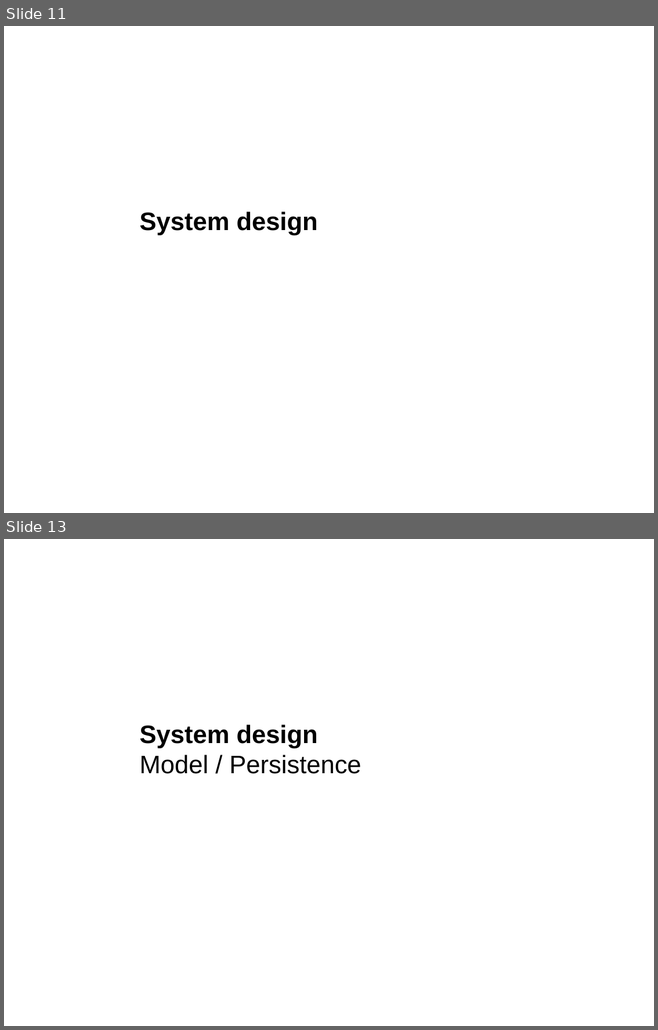
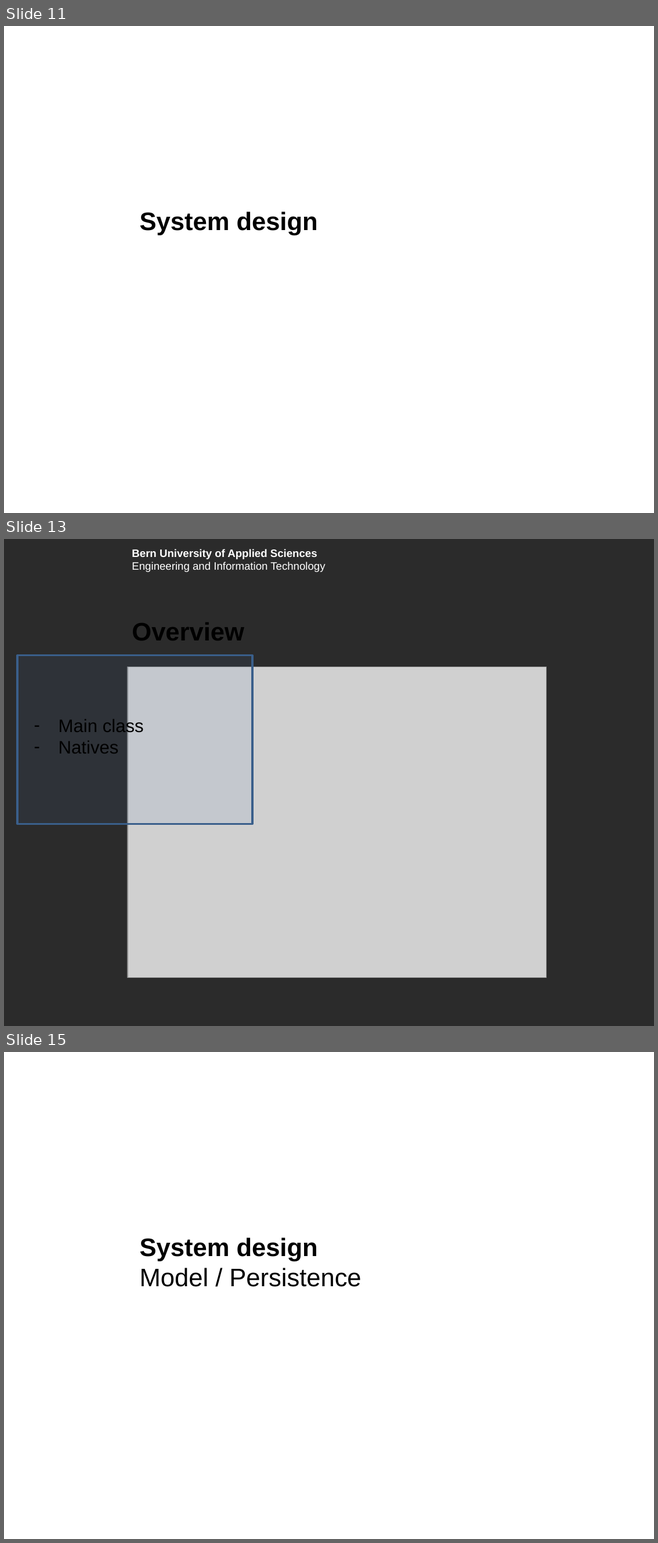
Before and after one commit to boskoop/comet-pinball, a slide deck: doc/presentation/presentation.pptx. Shown one above the other, each under a label of ours: slides 11 and 13 before the commit, slides 11, 13 and 15 after it; the slides between them are not shown. The pictures are 658x1030 and 658x1543 pixels, drawn with LibreOffice and Linux fonts; fonts in the diff are those of the drawing; grey boxes stand for pictures; background and template pictures are left out; a plain dark background stands for a picture behind light text. Boxes give left, top, right and bottom in pixels: in the first picture for what was removed or moved away, otherwise in the second. Text is boxed around its words. In the diff, an @@ line names an element or a change of style, - is before the commit and + after.

Commit message:
presentation

```diff
--- a/doc/presentation/presentation.pptx
+++ b/doc/presentation/presentation.pptx
@@ slide 13 added at (x1=4, y1=539, x2=654, y2=1026), background picture (left out) @@
@@ text added at (x1=132, y1=549, x2=325, y2=572), 12 pt, text #FFFFFF @@
+Bern University of Applied Sciences
+Engineering and Information Technology
@@ title added at (x1=132, y1=623, x2=244, y2=641), 28 pt, text #000000, bold @@
+Overview
@@ rectangle added at (x1=18, y1=655, x2=253, y2=824), fill #4F81BD at 9% opacity, outline #3A5F8C 2 pt @@
@@ picture added at (x1=128, y1=667, x2=546, y2=978) @@
@@ text added at (x1=59, y1=718, x2=144, y2=754), 20 pt, text #000000 @@
+– Main class
+– Natives
@@ what was slide 13 is now slide 15 @@
```
Also in this commit, not shown: 1 slide changed, 2 other slides added.
